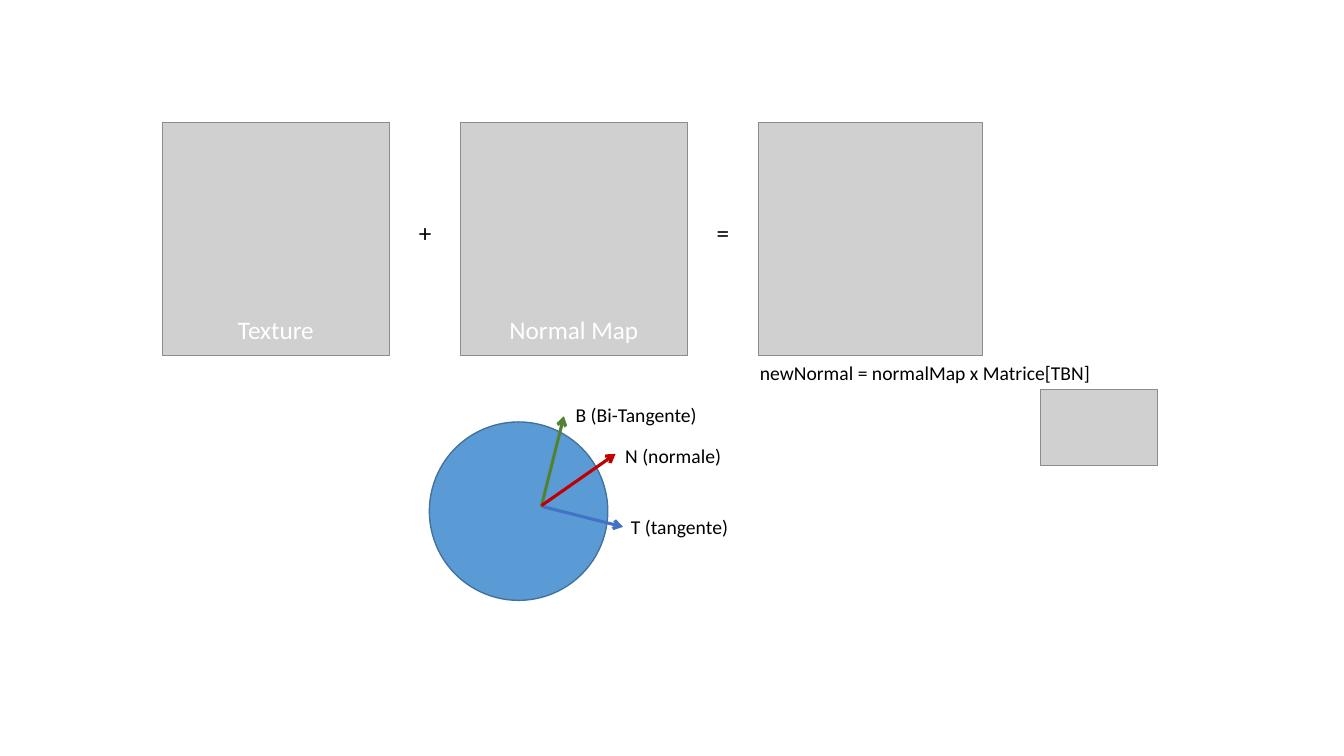
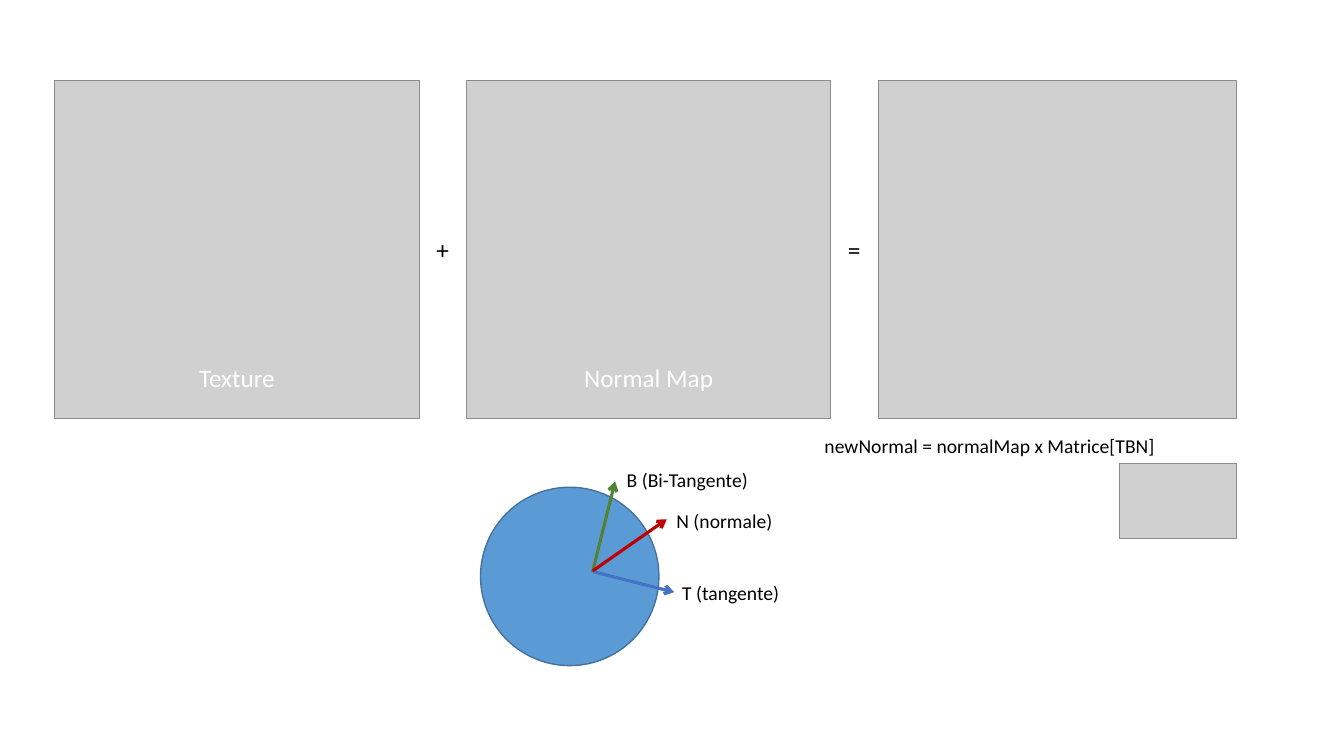
Before and after one commit to GwennaelBuchet/zenibar_webgl, a slide deck: slide 4 of presentation/server/public/assets/Presentation1.pptx. Drawn at 1344x756 pixels with LibreOffice and Linux fonts; fonts in the diff are those of the drawing; grey boxes stand for pictures. Boxes give left, top, right and bottom in pixels: in the first picture for what was removed or moved away, otherwise in the second. Text is boxed around its words. In the diff, an @@ line names an element or a change of style, - is before the commit and + after.

Commit message:
Improve slides

```diff
--- a/presentation/server/public/assets/Presentation1.pptx
+++ b/presentation/server/public/assets/Presentation1.pptx
@@ picture: place and size @@
-picture at [162, 123, 389, 356]
+picture at [54, 81, 418, 418]
@@ picture: place and size @@
-picture at [461, 122, 688, 356]
+picture at [467, 81, 831, 419]
@@ picture: place and size @@
-picture at [759, 122, 983, 355]
+picture at [878, 81, 1237, 418]
@@ text "+": place and size @@
-text "+" at [404, 213, 446, 253]
+text "+" at [422, 229, 464, 269]
@@ text "=": place and size @@
-text "=" at [703, 213, 744, 253]
+text "=" at [834, 229, 875, 269]
@@ text "Texture": place and size @@
-text "Texture" at [238, 323, 314, 339]
+text "Texture" at [199, 371, 275, 387]
@@ text "Normal Map": place and size @@
-text "Normal Map" at [509, 322, 638, 343]
+text "Normal Map" at [584, 370, 713, 391]
@@ text "newNormal = normalMap x Matrice[TBN]": place and size @@
-text "newNormal = normalMap x Matrice[TBN]" at [760, 365, 1090, 383]
+text "newNormal = normalMap x Matrice[TBN]" at [824, 438, 1154, 456]
@@ picture: place and size @@
-picture at [1041, 390, 1158, 466]
+picture at [1119, 463, 1237, 538]
@@ 3 texts, 3 arrows, 1 ellipse: place and size @@
-3 texts, 3 arrows, 1 ellipse at [430, 408, 728, 601]
+3 texts, 3 arrows, 1 ellipse at [481, 473, 779, 665]
```
Also in this commit, not shown: 1 slide added, 7 other files.
